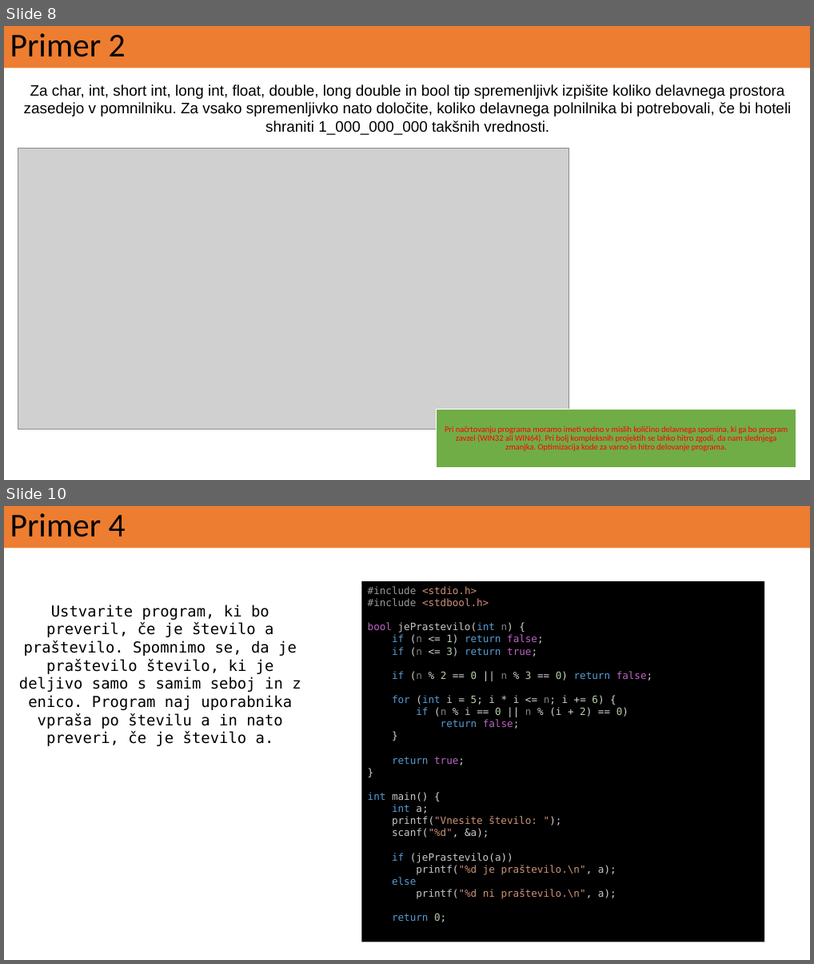
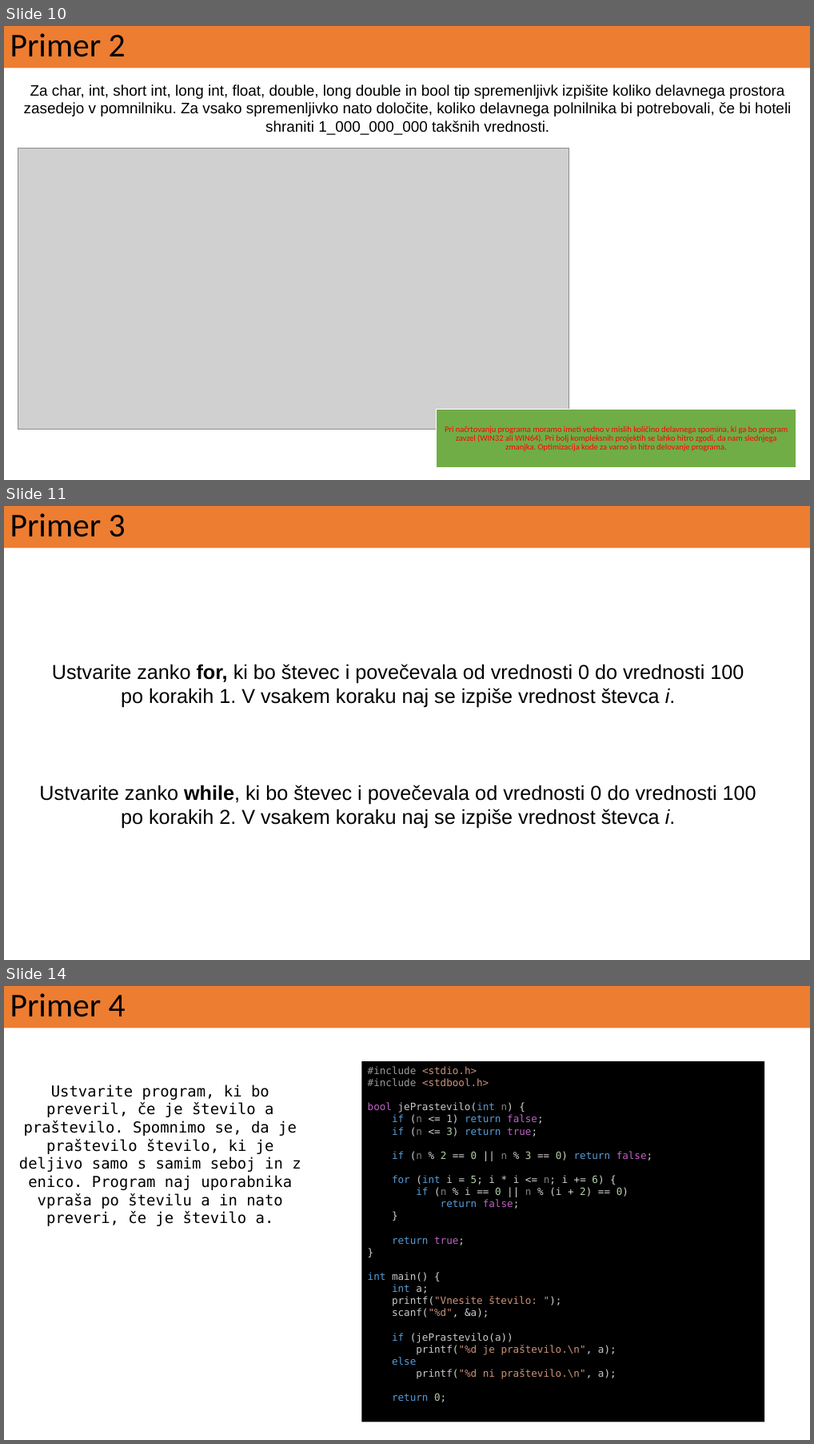
Before and after one commit to ReneMarkovic/Numericne_metode_v_fiziki, a slide deck: 00_Numericne_metode_osnove/VAJE_01.pptx. Shown one above the other, each under a label of ours: slides 8 and 10 before the commit, slides 10, 11 and 14 after it; the slides between them are not shown. The pictures are 814x964 and 814x1444 pixels, drawn with LibreOffice and Linux fonts; fonts in the diff are those of the drawing; grey boxes stand for pictures. Boxes give left, top, right and bottom in pixels: in the first picture for what was removed or moved away, otherwise in the second. Text is boxed around its words. In the diff, an @@ line names an element or a change of style, - is before the commit and + after.

```diff
--- a/00_Numericne_metode_osnove/VAJE_01.pptx
+++ b/00_Numericne_metode_osnove/VAJE_01.pptx
@@ slide 11 added at (4,506,810,960), background #FFFFFF @@
@@ title added at (4,506,810,548), fill #ED7D31, 39.6 pt, text #000000 @@
+Primer 3
@@ text added at (39,664,757,828), 24 pt, text #000000 @@
+Ustvarite zanko for, ki bo števec i povečevala od vrednosti 0 do vrednosti 100 po korakih 1. V vsakem koraku naj se izpiše vrednost števca i.
+Ustvarite zanko while, ki bo števec i povečevala od vrednosti 0 do vrednosti 100 po korakih 2. V vsakem koraku naj se izpiše vrednost števca i.
@@ what was slide 8 is now slide 10 @@
@@ what was slide 10 is now slide 14 @@
```
Also in this commit, not shown: 1 slide changed, 4 other slides added.
